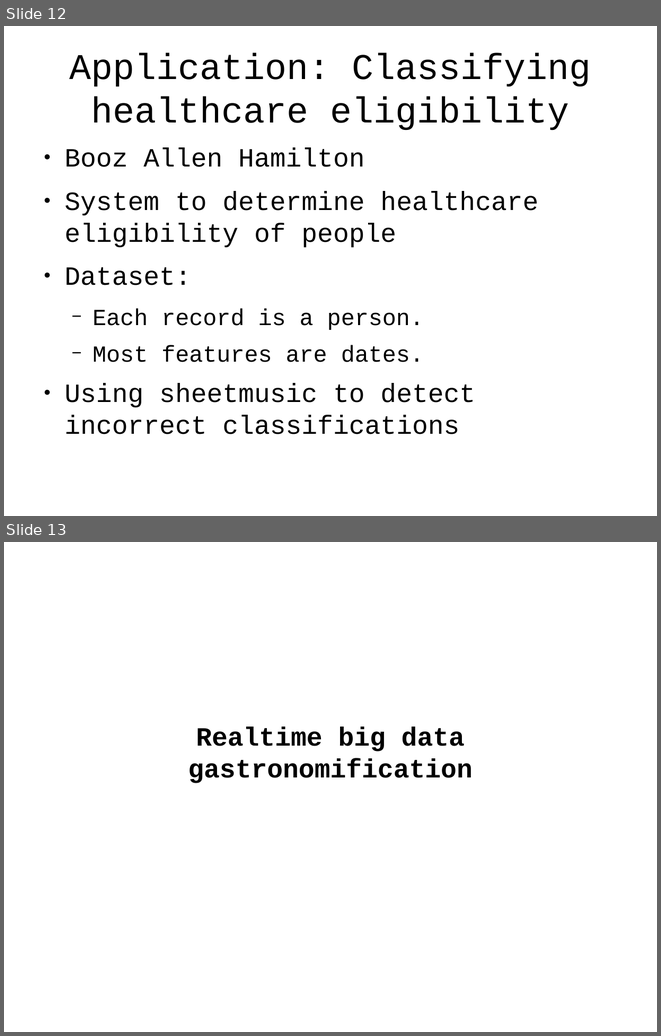
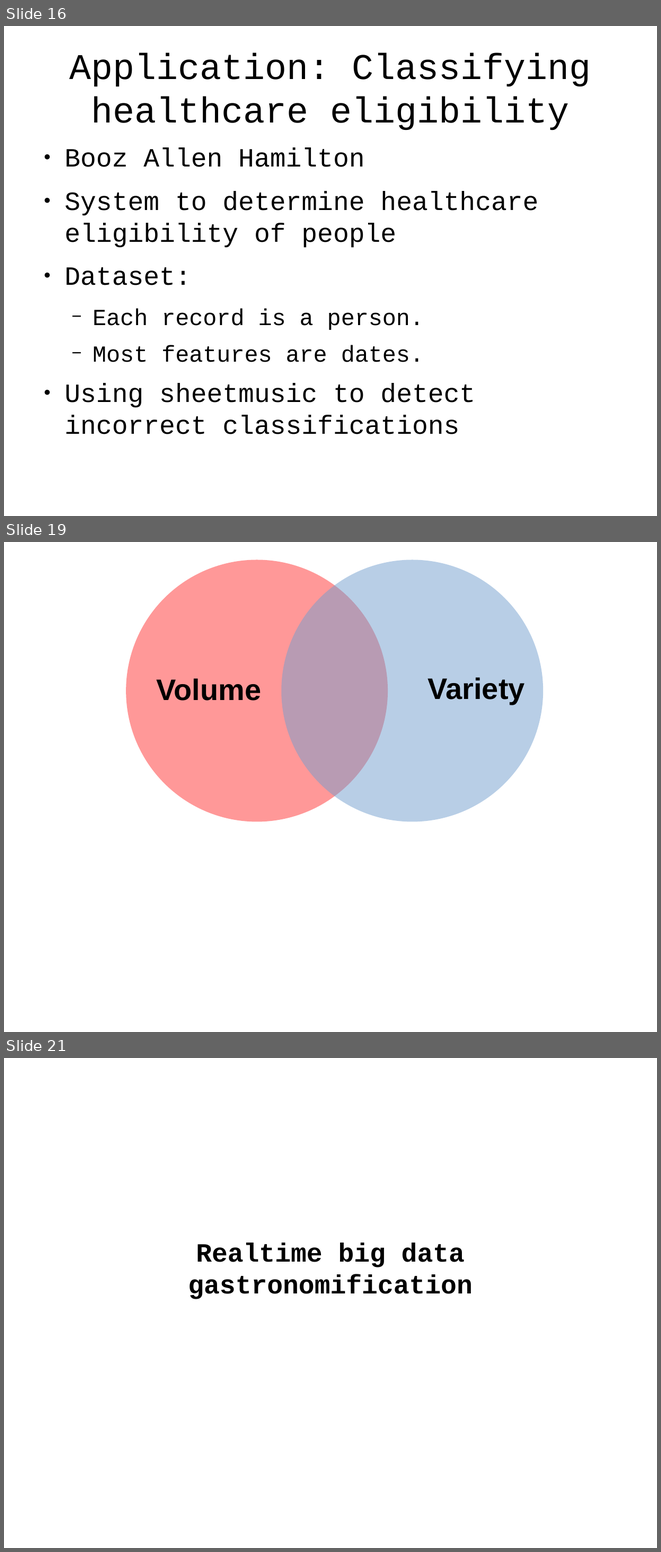
Before and after one commit to tlevine/gastronomification-big-data-talk, a slide deck: big-senses.odp. Shown one above the other, each under a label of ours: slides 12 and 13 before the commit, slides 16, 19 and 21 after it; the slides between them are not shown. The pictures are 661x1036 and 661x1552 pixels, drawn with LibreOffice and Linux fonts; fonts in the diff are those of the drawing; background and template pictures are left out. Boxes give left, top, right and bottom in pixels: in the first picture for what was removed or moved away, otherwise in the second. Text is boxed around its words. In the diff, an @@ line names an element or a change of style, - is before the commit and + after.

```diff
--- a/big-senses.odp
+++ b/big-senses.odp
@@ slide 19 added at (4,542,657,1032), background #FFFFFF @@
@@ ellipse added at (126,560,388,822), fill #FF3333 at 50% opacity @@
@@ ellipse added at (281,560,543,822), fill #729FCF at 50% opacity @@
@@ text added at (157,678,261,700), 36 pt, text #000000, bold @@
+Volume
@@ text added at (428,677,525,704), 36 pt, text #000000, bold @@
+Variety
@@ what was slide 12 is now slide 16 @@
@@ what was slide 13 is now slide 21 @@
```
Also in this commit, not shown: 8 other slides added.
